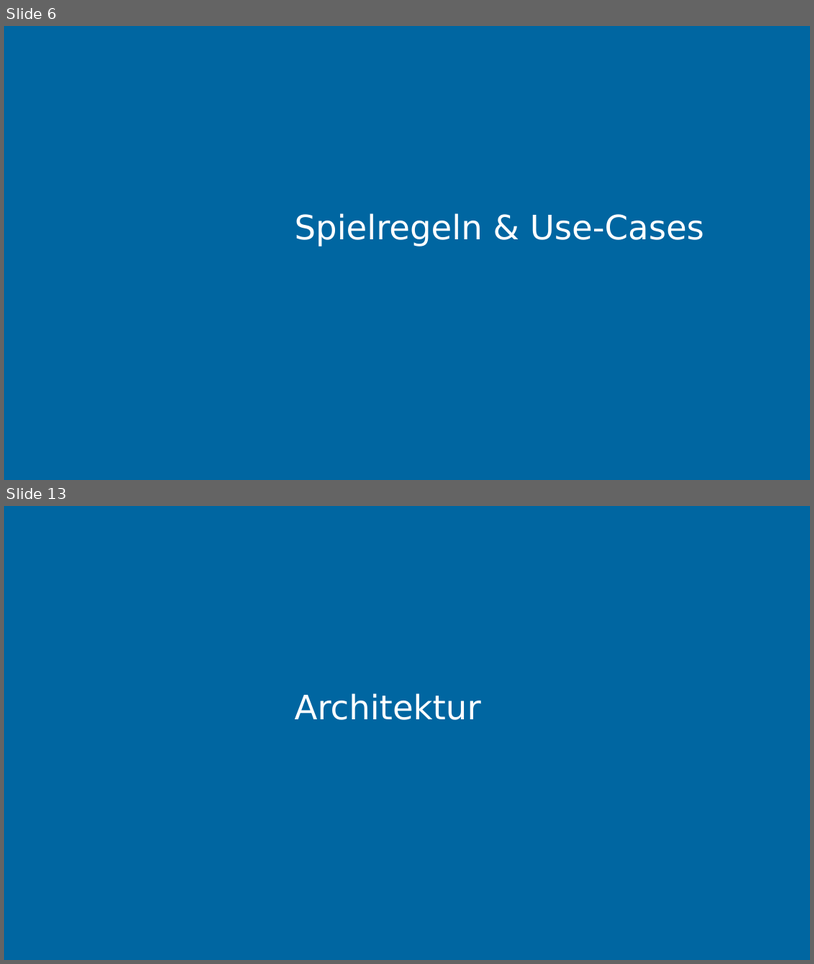
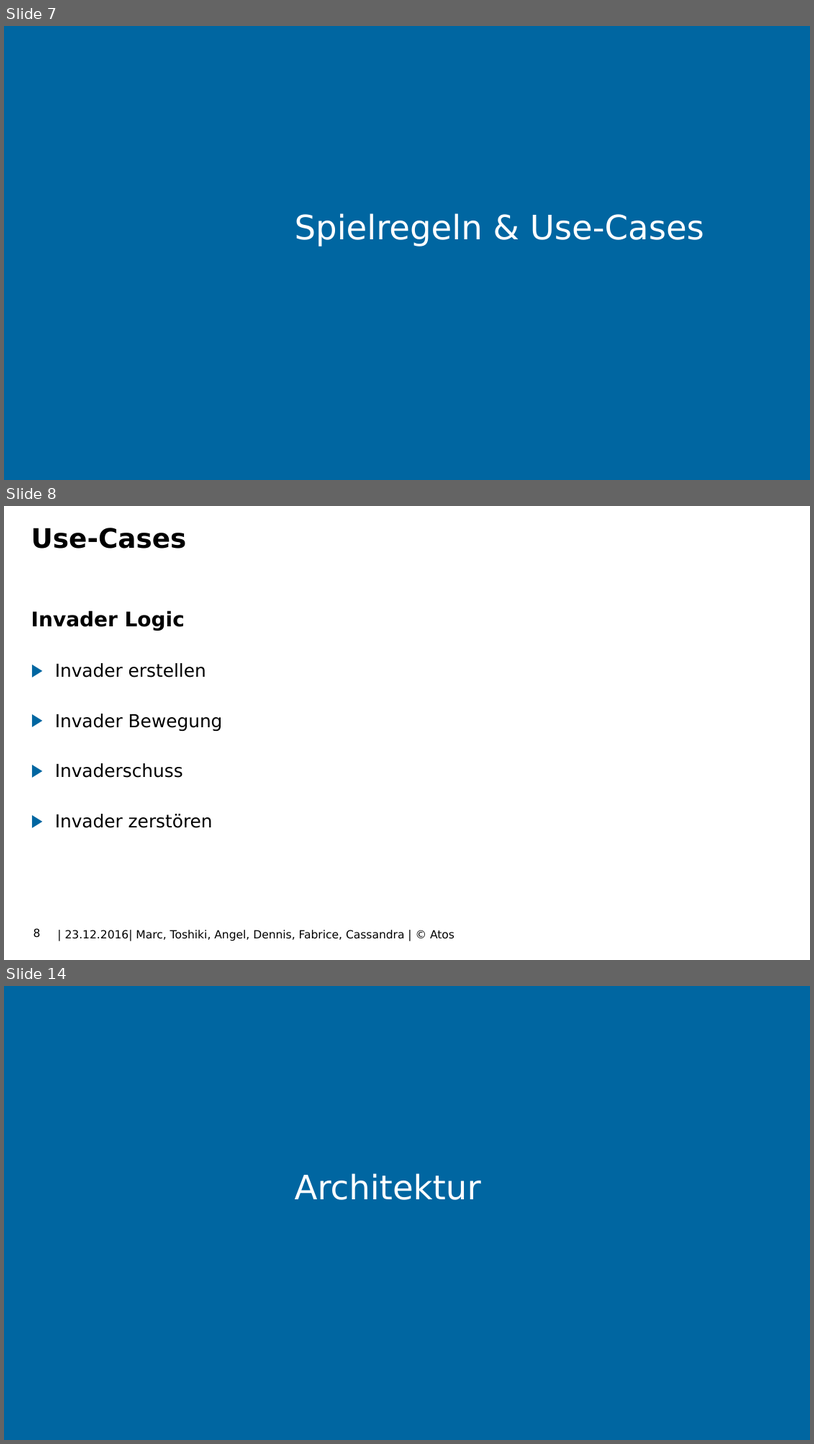
Before and after one commit to FabriceBosshard/SpaceInvaders, a slide deck: SpaceInvaders/Documents/SpaceInvaders.pptx. Shown one above the other, each under a label of ours: slides 6 and 13 before the commit, slides 7, 8 and 14 after it; the slides between them are not shown. The pictures are 814x964 and 814x1444 pixels, drawn with LibreOffice and Linux fonts; fonts in the diff are those of the drawing; background and template pictures are left out. Boxes give left, top, right and bottom in pixels: in the first picture for what was removed or moved away, otherwise in the second. Text is boxed around its words. In the diff, an @@ line names an element or a change of style, - is before the commit and + after.

```diff
--- a/SpaceInvaders/Documents/SpaceInvaders.pptx
+++ b/SpaceInvaders/Documents/SpaceInvaders.pptx
@@ slide 8 added at (4,506,810,960), background picture (left out) @@
@@ title added at (31,528,187,548), 24 pt, text #000000, bold @@
+Use-Cases
@@ text added at (31,610,223,828), 16 pt, text #000000 @@
+Invader Logic
+▶ Invader erstellen
+▶ Invader Bewegung
+▶ Invaderschuss
+▶ Invader zerstören
@@ page number added at (34,928,41,937), 10 pt, text #000000 @@
+8
@@ text added at (65,929,455,941), 10 pt, text #000000 @@
+| 23.12.2016| Marc, Toshiki, Angel, Dennis, Fabrice, Cassandra | © Atos
@@ what was slide 6 is now slide 7 @@
@@ what was slide 13 is now slide 14 @@
```
Also in this commit, not shown: 9 other slides added, 7 slides removed.
